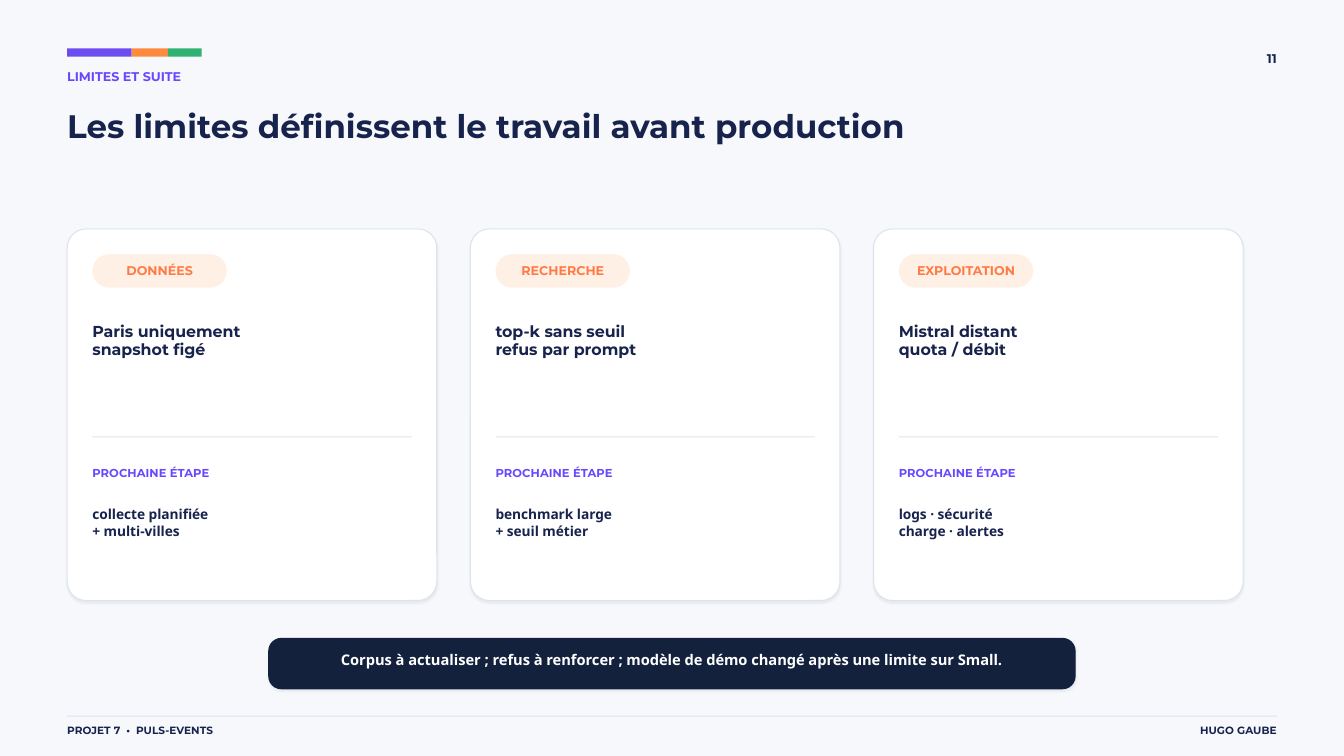
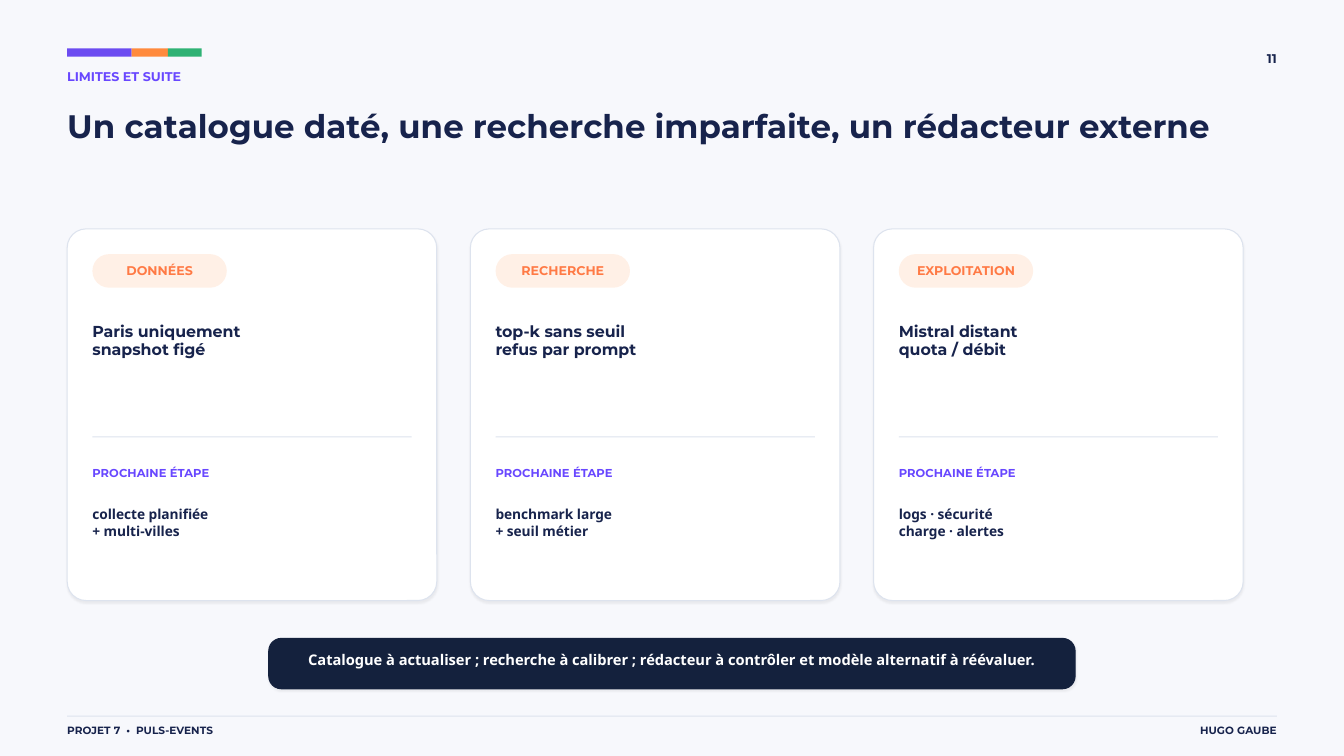
Before and after one commit to hgbe-GH/Projet7, a slide deck: slide 11 of outputs/openagenda-rag-soutenance.pptx. Drawn at 1344x756 pixels with LibreOffice and Linux fonts; fonts in the diff are those of the drawing. Boxes give left, top, right and bottom in pixels: in the first picture for what was removed or moved away, otherwise in the second. Text is boxed around its words. In the diff, an @@ line names an element or a change of style, - is before the commit and + after.

Commit message:
docs: guider la soutenance avec l'analogie du catalogue

```diff
--- a/outputs/openagenda-rag-soutenance.pptx
+++ b/outputs/openagenda-rag-soutenance.pptx
@@ text at [67,112,1209,145]: text changed @@
-Les limites définissent le travail avant production
+Un catalogue daté, une recherche imparfaite, un rédacteur externe
@@ text at [308,653,1034,669]: text changed @@
-Corpus à actualiser ; refus à renforcer ; modèle de démo changé après une limite sur Small.
+Catalogue à actualiser ; recherche à calibrer ; rédacteur à contrôler et modèle alternatif à réévaluer.
```
Also in this commit, not shown: 11 other slides changed, 22 other files.
